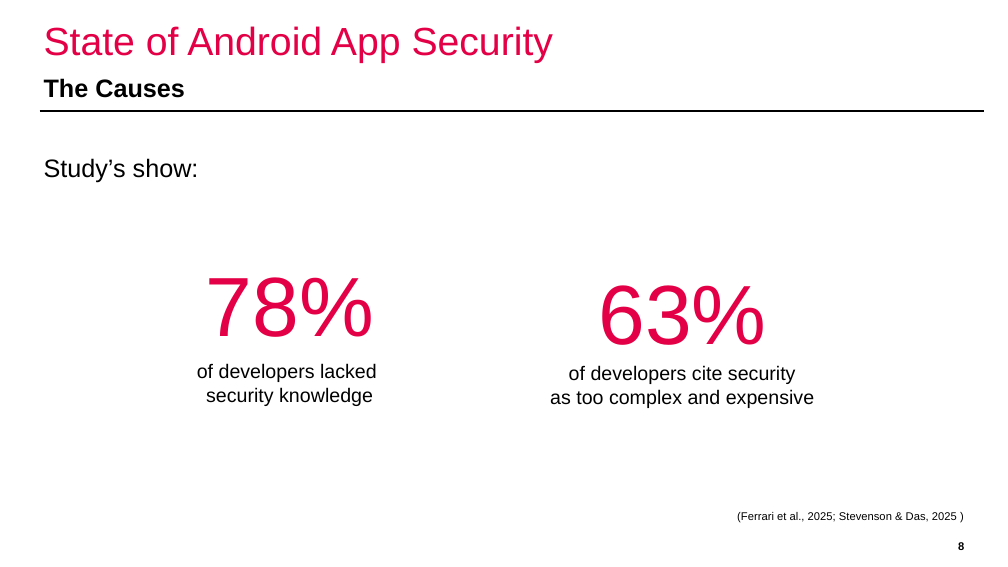
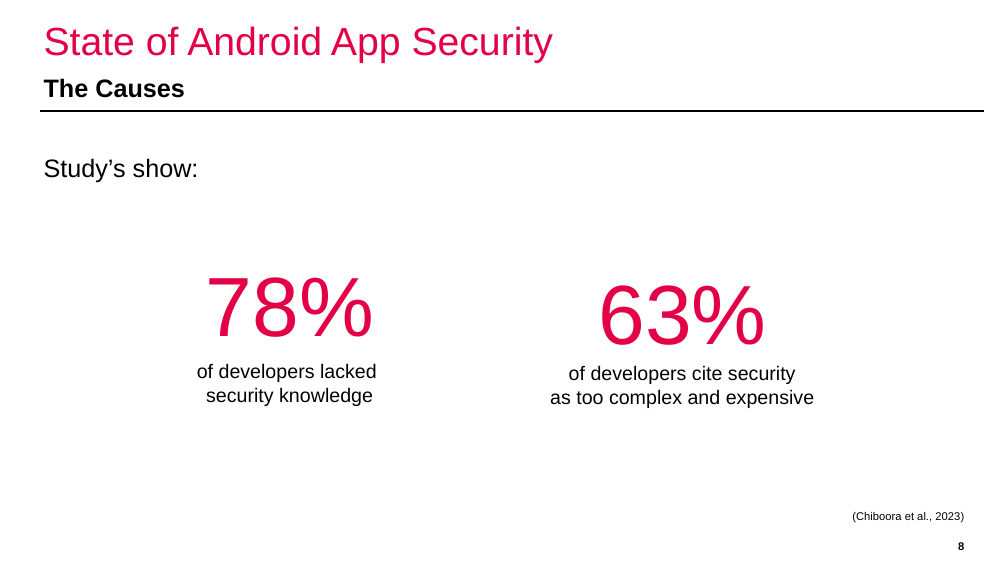
Before and after one commit to domi-cmd/Reference_Application_for_OWASP_MASTG, a slide deck: slide 8 of dev_documents/presentation/ba_thesis_presentation_kronig.pptx. Drawn at 1008x567 pixels with LibreOffice and Linux fonts; fonts in the diff are those of the drawing; background and template pictures are left out. Boxes give left, top, right and bottom in pixels: in the first picture for what was removed or moved away, otherwise in the second. Text is boxed around its words. In the diff, an @@ line names an element or a change of style, - is before the commit and + after.

```diff
--- a/dev_documents/presentation/ba_thesis_presentation_kronig.pptx
+++ b/dev_documents/presentation/ba_thesis_presentation_kronig.pptx
@@ text at [852,512,964,522]: text changed @@
-(Ferrari et al., 2025; Stevenson & Das, 2025 )
+(Chiboora et al., 2023)
```
Also in this commit, not shown: 12 other slides changed, 2 slides added, 2 slides removed.
